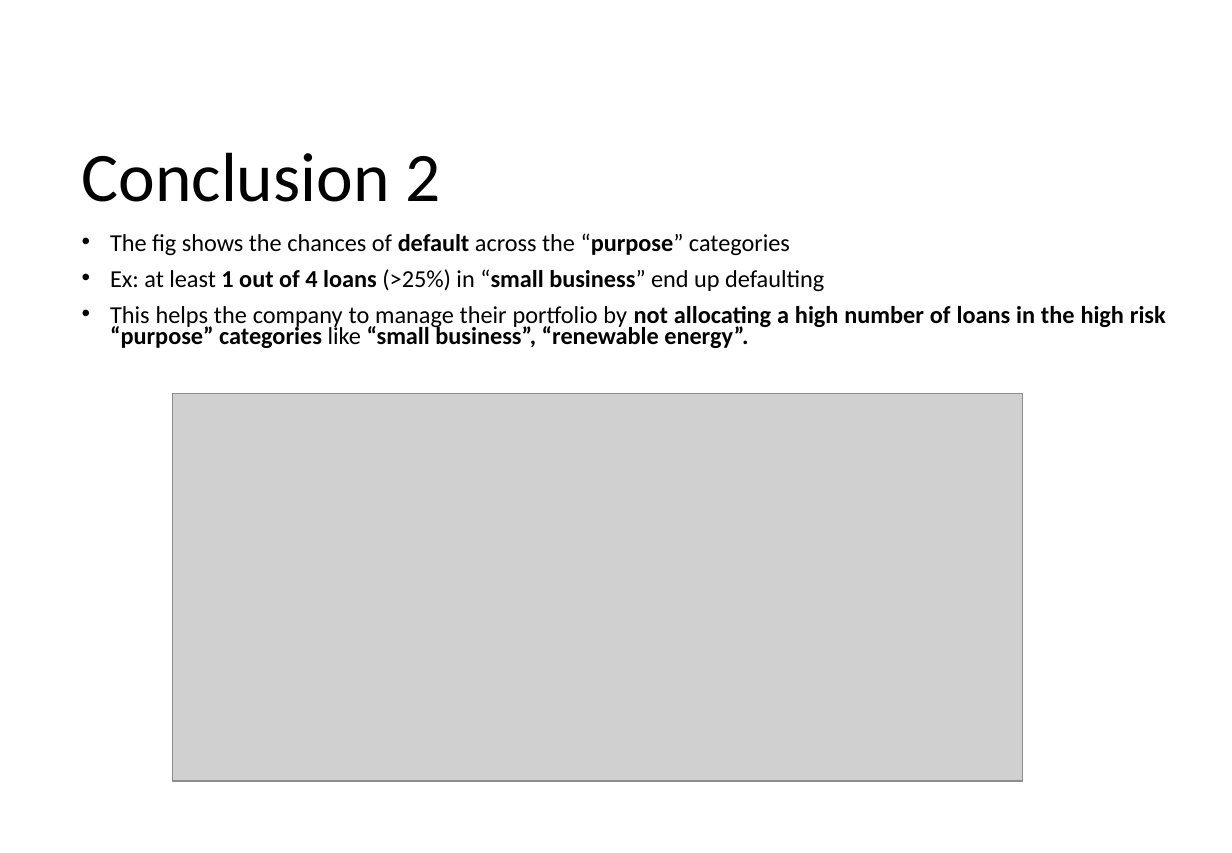
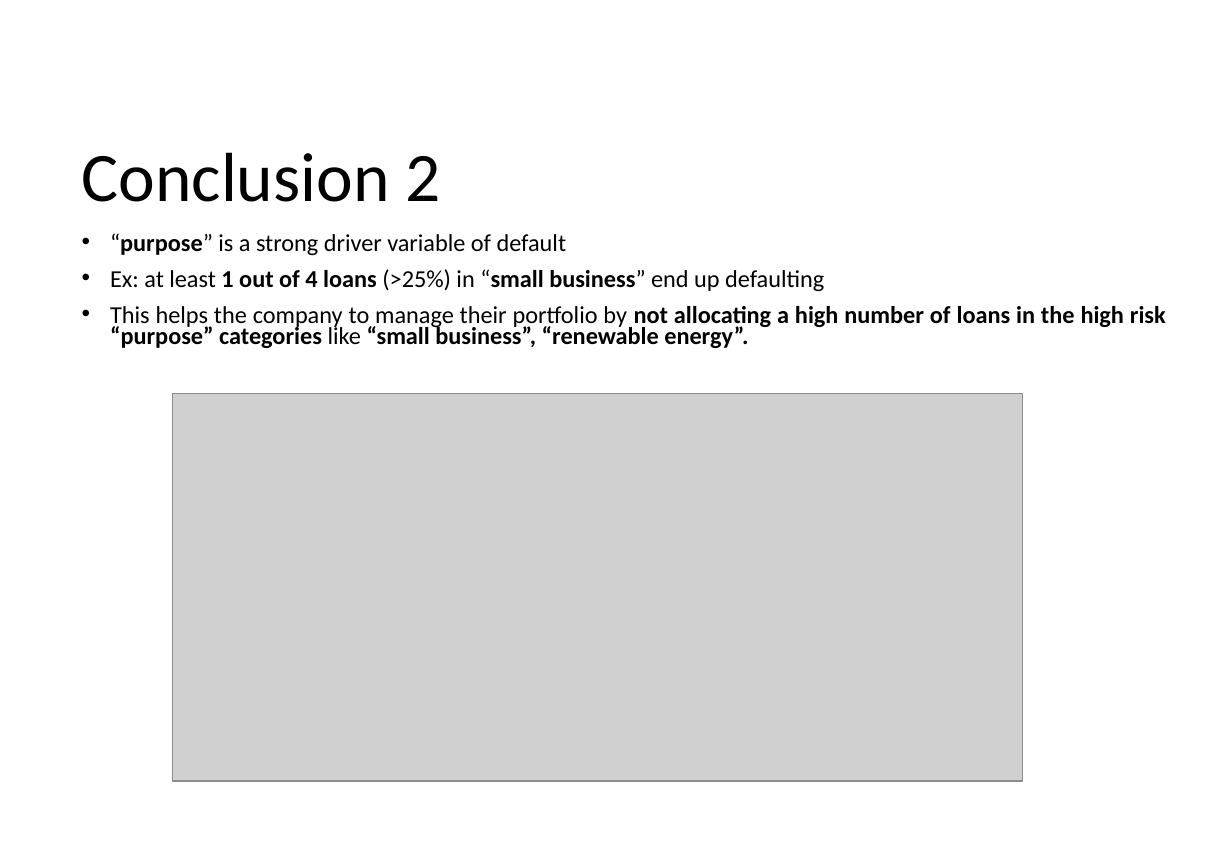
Before and after one commit to krishnajiraoh/upGrad_lending_club_case_study, a slide deck: slide 2 of Insights.pptx. Drawn at 1232x853 pixels with LibreOffice and Linux fonts; fonts in the diff are those of the drawing; grey boxes stand for pictures. Boxes give left, top, right and bottom in pixels: in the first picture for what was removed or moved away, otherwise in the second. Text is boxed around its words. In the diff, an @@ line names an element or a change of style, - is before the commit and + after.

```diff
--- a/Insights.pptx
+++ b/Insights.pptx
@@ text at (x1=110, y1=233, x2=567, y2=255): text changed @@
-• The fig shows the chances of default across the “purpose” categories
+• “purpose” is a strong driver variable of default
```
Also in this commit, not shown: 6 other slides changed, 2 slides added.
